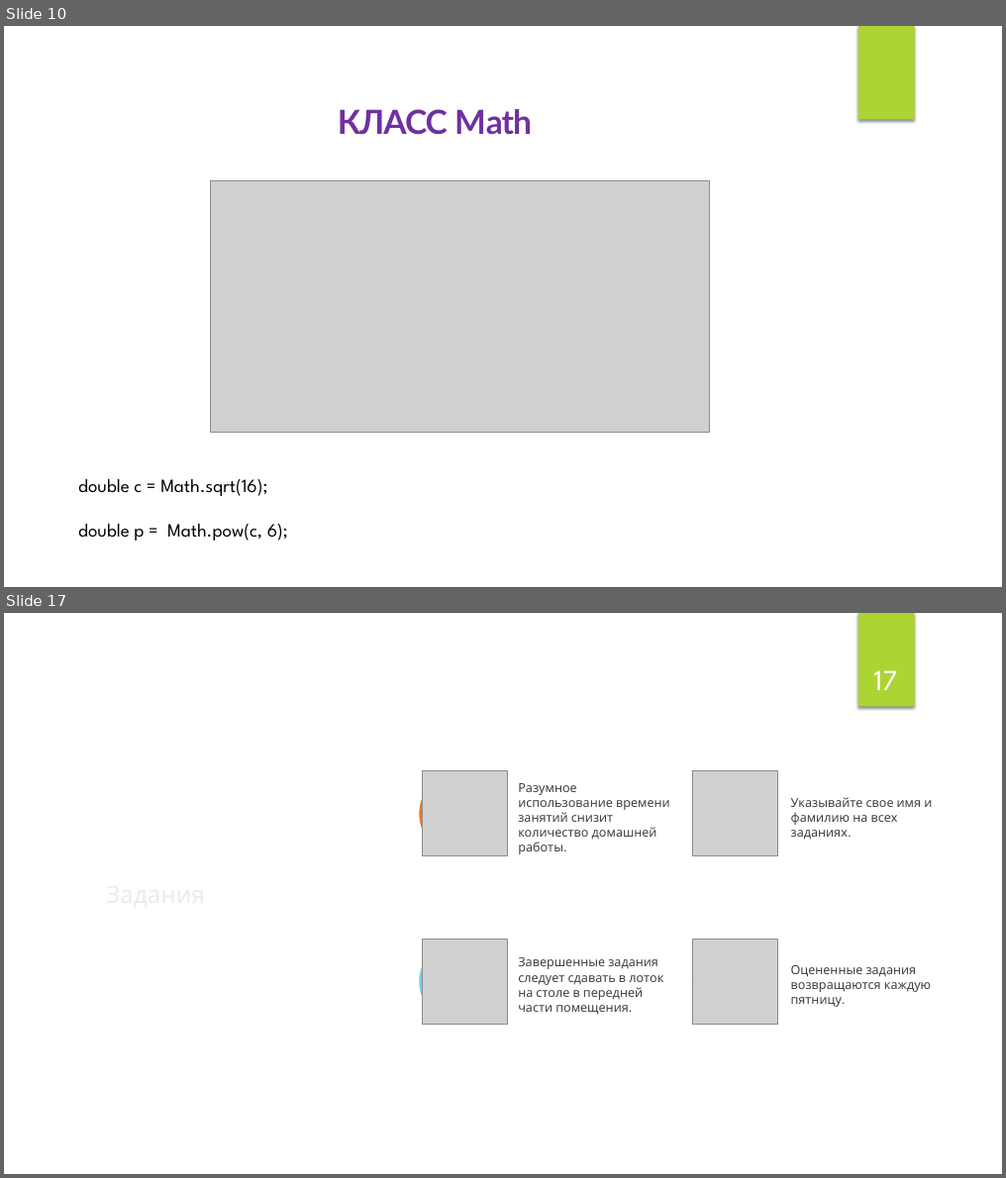
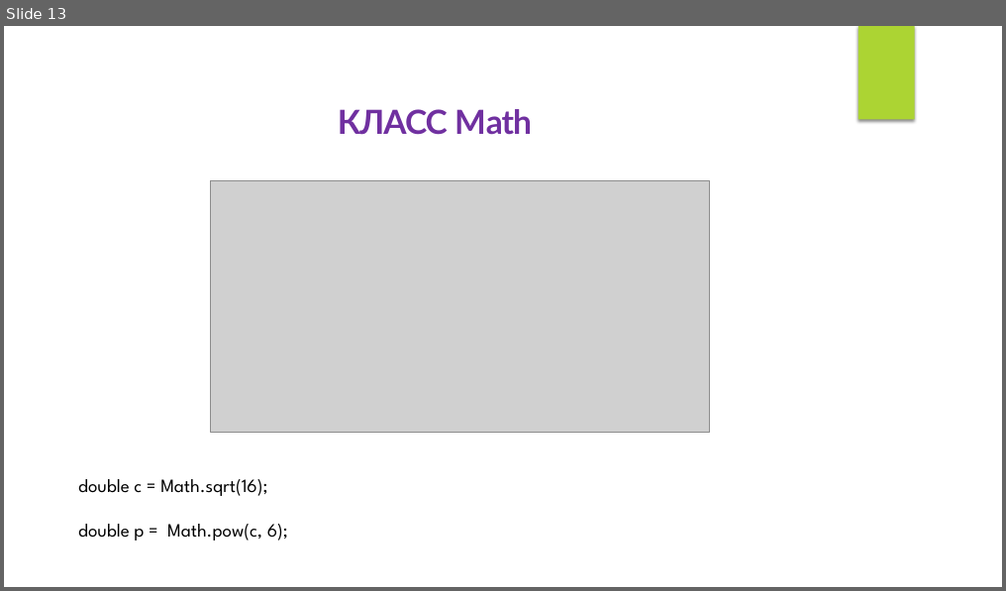
Before and after one commit to IriEfremova/LessonsCube, a slide deck: Samsung/Lesson3/Operation.pptx. Shown one above the other, each under a label of ours: slides 10 and 17 before the commit, slide 13 after it; the slides between them are not shown. The pictures are 1006x1178 and 1006x591 pixels, drawn with LibreOffice and Linux fonts; fonts in the diff are those of the drawing; grey boxes stand for pictures; background and template pictures are left out. Boxes give left, top, right and bottom in pixels: in the first picture for what was removed or moved away, otherwise in the second. Text is boxed around its words. In the diff, an @@ line names an element or a change of style, - is before the commit and + after.

```diff
--- a/Samsung/Lesson3/Operation.pptx
+++ b/Samsung/Lesson3/Operation.pptx
@@ slide 17 removed at (x1=4, y1=613, x2=1002, y2=1174), background #FFFFFF; not listed: 1 template element that a slide beside it also shows @@
@@ freeform shape removed at (x1=6, y1=613, x2=1002, y2=1174) @@
@@ freeform shape removed at (x1=368, y1=645, x2=426, y2=917) @@
@@ freeform shape removed at (x1=383, y1=646, x2=486, y2=1141) @@
@@ page number removed at (x1=873, y1=670, x2=897, y2=690) @@
-17
@@ ellipse removed at (x1=420, y1=771, x2=505, y2=857) @@
@@ picture removed at (x1=422, y1=771, x2=507, y2=857) @@
@@ text removed at (x1=518, y1=783, x2=670, y2=855) @@
-Разумное использование времени занятий снизит количество домашней работы.
@@ ellipse removed at (x1=692, y1=771, x2=777, y2=857) @@
@@ picture removed at (x1=693, y1=771, x2=778, y2=857) @@
@@ title removed at (x1=98, y1=800, x2=380, y2=987) @@
-Задания
@@ text removed at (x1=791, y1=797, x2=932, y2=840) @@
-Указывайте свое имя и фамилию на всех заданиях.
@@ ellipse removed at (x1=420, y1=939, x2=505, y2=1024) @@
@@ picture removed at (x1=422, y1=939, x2=507, y2=1024) @@
@@ ellipse removed at (x1=692, y1=939, x2=777, y2=1024) @@
@@ picture removed at (x1=693, y1=939, x2=778, y2=1024) @@
@@ text removed at (x1=518, y1=958, x2=663, y2=1015) @@
-Завершенные задания следует сдавать в лоток на столе в передней части помещения.
@@ text removed at (x1=791, y1=965, x2=931, y2=1007) @@
-Оцененные задания возвращаются каждую пятницу.
@@ what was slide 10 is now slide 13 @@
```
Also in this commit, not shown: 1 slide changed, 16 slides added, 11 other slides removed, 1 other file.
